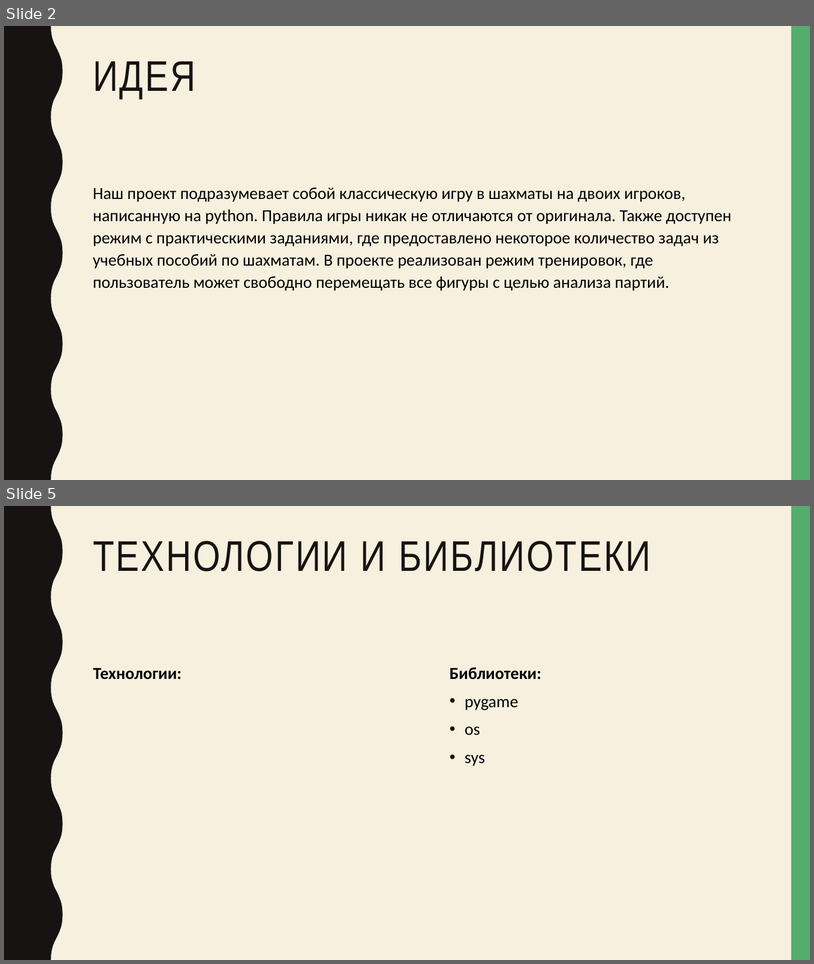
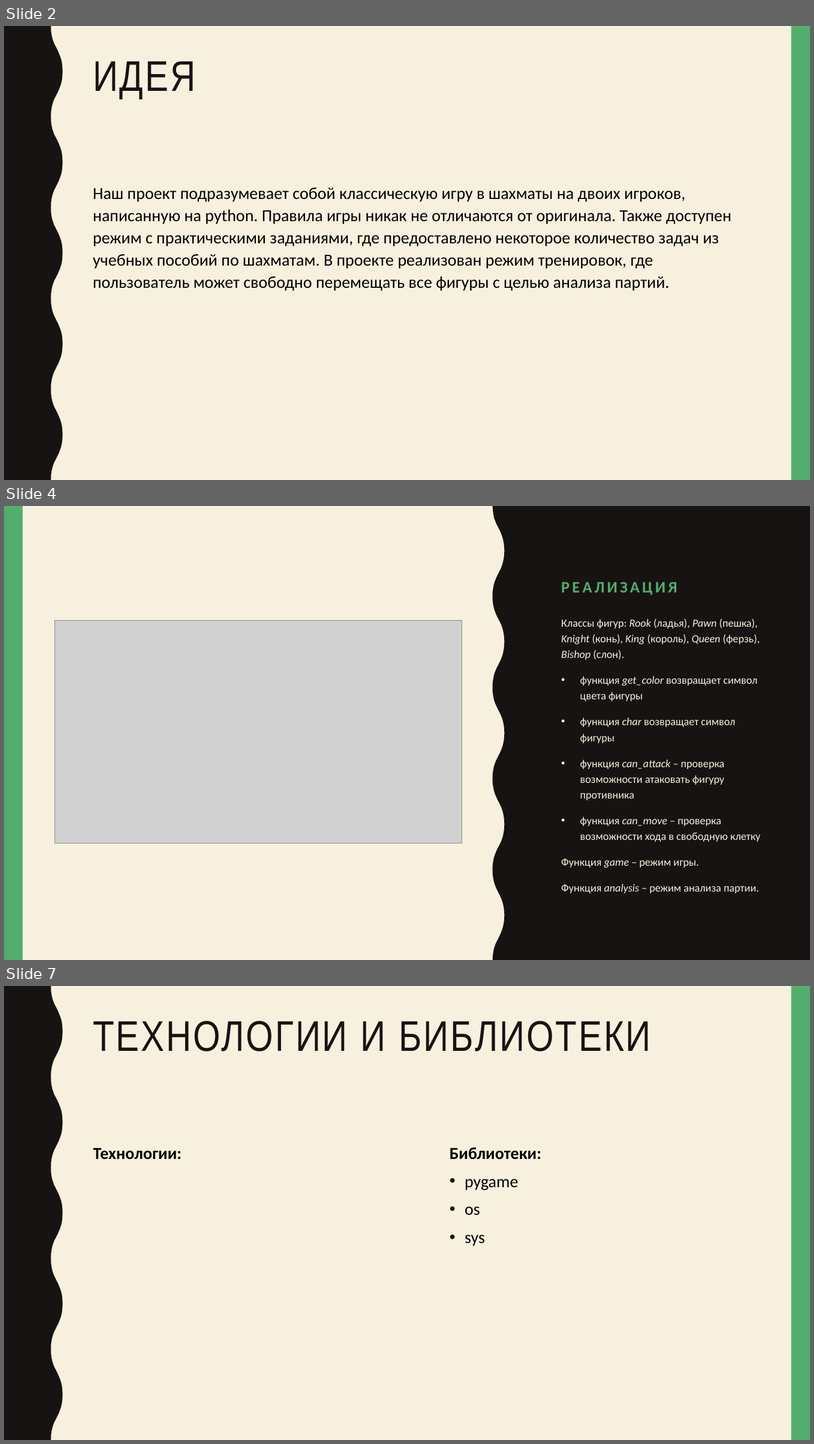
Before and after one commit to Gentlem4n72/Pygame-Chess, a slide deck: Шах и мат.pptx. Shown one above the other, each under a label of ours: slides 2 and 5 before the commit, slides 2, 4 and 7 after it; the slides between them are not shown. The pictures are 814x964 and 814x1444 pixels, drawn with LibreOffice and Linux fonts; fonts in the diff are those of the drawing; grey boxes stand for pictures. Boxes give left, top, right and bottom in pixels: in the first picture for what was removed or moved away, otherwise in the second. Text is boxed around its words. In the diff, an @@ line names an element or a change of style, - is before the commit and + after.

```diff
--- a/Шах и мат.pptx
+++ b/Шах и мат.pptx
@@ slide 4 added at <box>4,506,810,960</box>, background #F7F0DF @@
@@ rectangle added at <box>4,506,23,960</box>, fill #53AE6E @@
@@ freeform shape added at <box>493,506,810,960</box>, fill #171312 @@
@@ title added at <box>561,582,677,595</box>, 19 pt, text #53AE6E, bold @@
+РЕАЛИЗАЦИЯ
@@ picture added at <box>55,621,462,843</box> @@
@@ text added at <box>561,619,761,893</box>, 13 pt, text #F7F0DF @@
+Классы фигур: Rook (ладья), Pawn (пешка), Knight (конь), King (король), Queen (ферзь), Bishop (слон).
+• функция get_color возвращает символ цвета фигуры
+• функция char возвращает символ фигуры
+• функция can_attack – проверка возможности атаковать фигуру противника
+• функция can_move – проверка возможности хода в свободную клетку
+Функция game – режим игры.
+Функция analysis – режим анализа партии.
@@ what was slide 5 is now slide 7 @@
```
Also in this commit, not shown: 2 slides changed, 1 other slide added, 1 other file.
